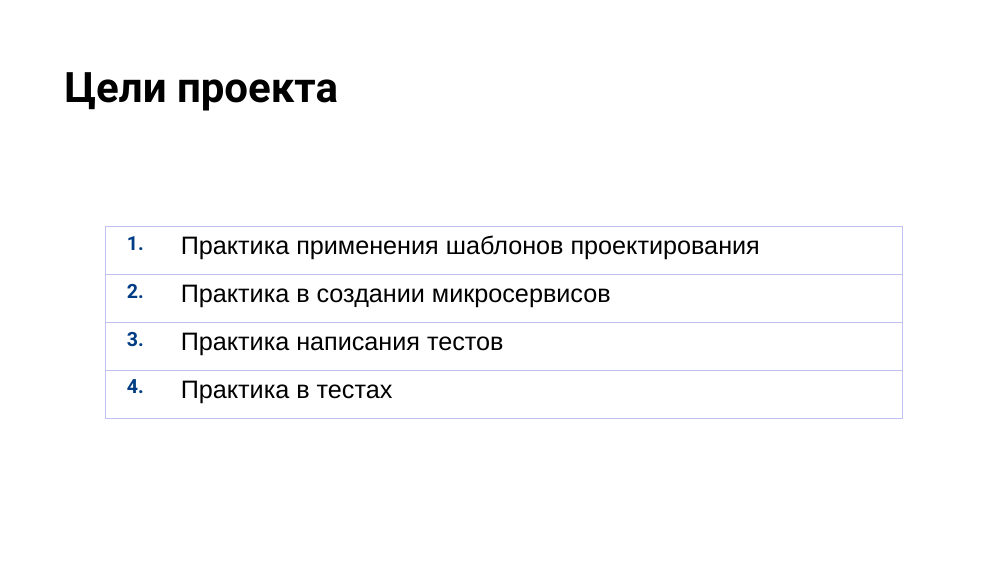
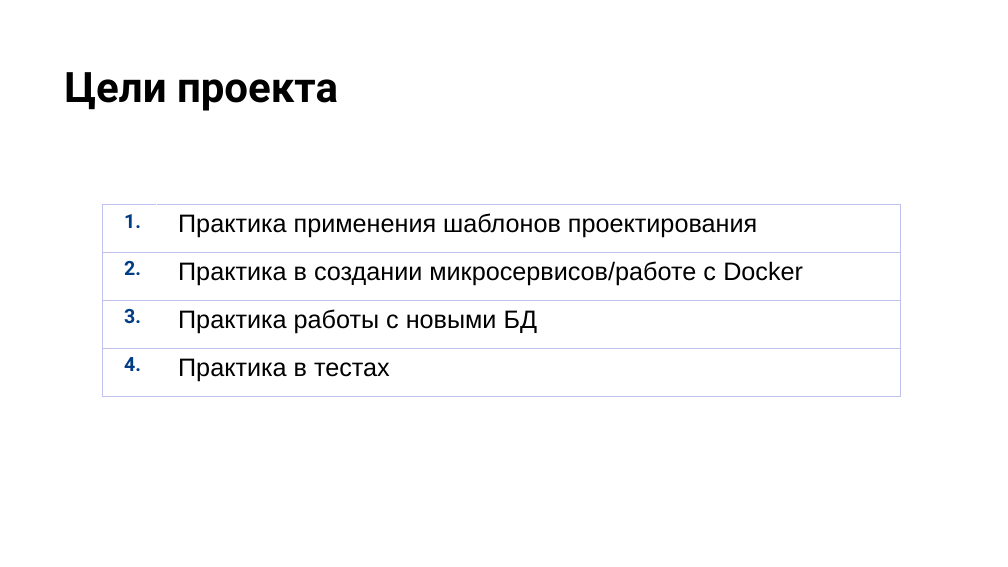
Before and after one commit to YaroslavErlikh/otus-main-pattrns-project, a slide deck: slide 5 of doc/Архитектура и шаблоны проектирования.pptx. Drawn at 1008x567 pixels with LibreOffice and Linux fonts; fonts in the diff are those of the drawing; background and template pictures are left out. Boxes give left, top, right and bottom in pixels: in the first picture for what was removed or moved away, otherwise in the second. Text is boxed around its words. In the diff, an @@ line names an element or a change of style, - is before the commit and + after.

Commit message:
update presentation

```diff
--- a/doc/Архитектура и шаблоны проектирования.pptx
+++ b/doc/Архитектура и шаблоны проектирования.pptx
@@ table at (x1=103, y1=205, x2=901, y2=396) @@
-row 2, column 2: Практика в создании микросервисов
+row 2, column 2: Практика в создании микросервисов/работе с Docker
-row 3, column 2: Практика написания тестов
+row 3, column 2: Практика работы с новыми БД
@@ table moved from (x1=105, y1=227, x2=903, y2=418) to (x1=103, y1=205, x2=901, y2=396) @@
```
Also in this commit, not shown: 2 other slides changed, 2 slides removed.
